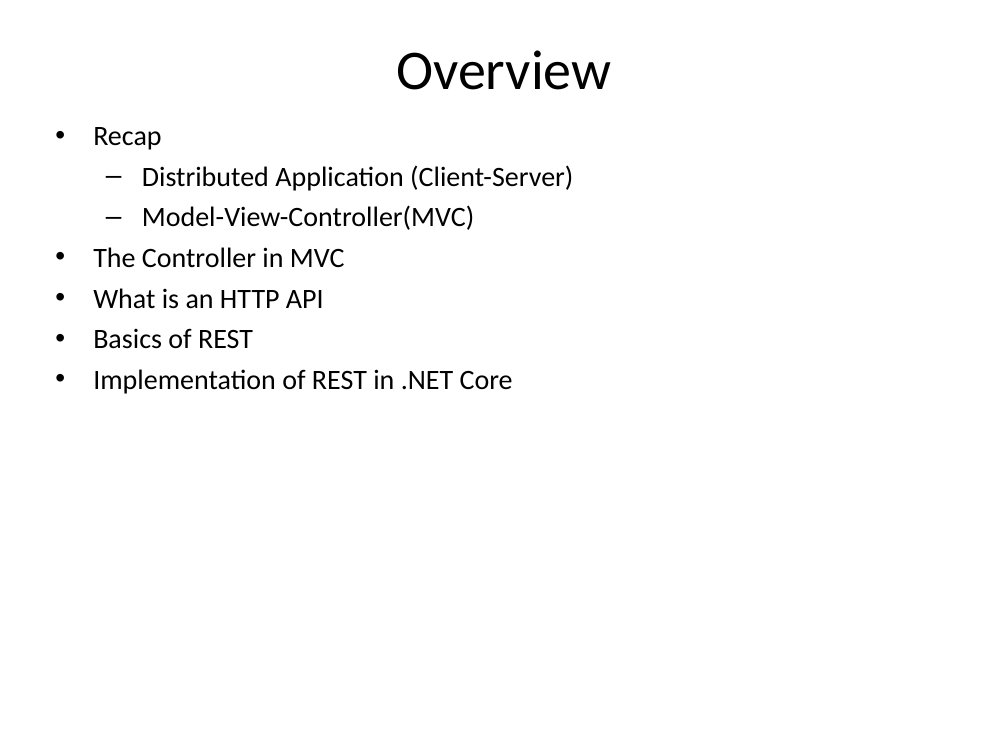
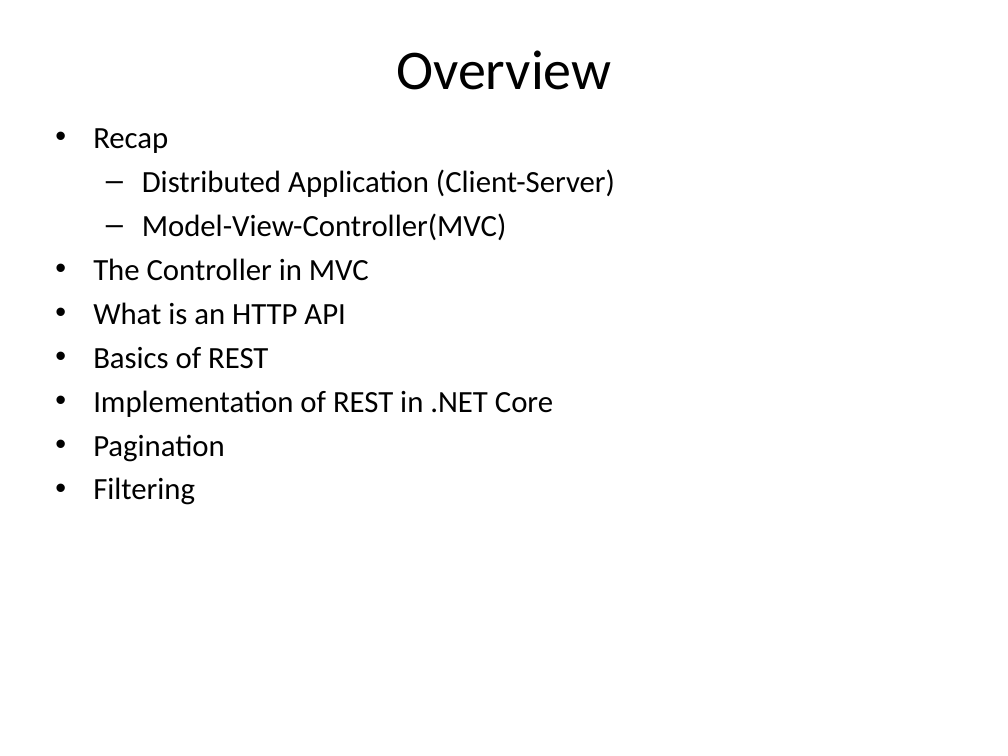
Before and after one commit to hogeschool/Development--Web, a slide deck: slide 2 of Lesson3/lesson3.pptx. Drawn at 1008x756 pixels with LibreOffice and Linux fonts; fonts in the diff are those of the drawing. Boxes give left, top, right and bottom in pixels: in the first picture for what was removed or moved away, otherwise in the second. Text is boxed around its words. In the diff, an @@ line names an element or a change of style, - is before the commit and + after.

```diff
--- a/Lesson3/lesson3.pptx
+++ b/Lesson3/lesson3.pptx
@@ text at (93, 128, 615, 417): size 20 to 22 pt in "Recap", "Distributed Application (Client-Server)", "Model-View-Controller(MVC)", "The Controller in MVC" and 3 more places @@
@@ text at (93, 434, 224, 505): paragraphs added @@
+• Pagination
+• Filtering
```
Also in this commit, not shown: 16 other slides changed, 5 slides added, 5 slides removed.
